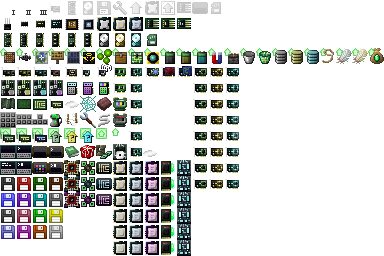
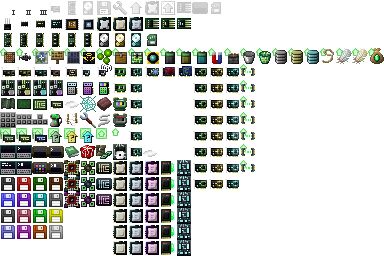
Layer changes from the first 384px x 256px image to the second:
painted on "items" (2nd of 2, in "items") over [240, 64, 255, 172]
